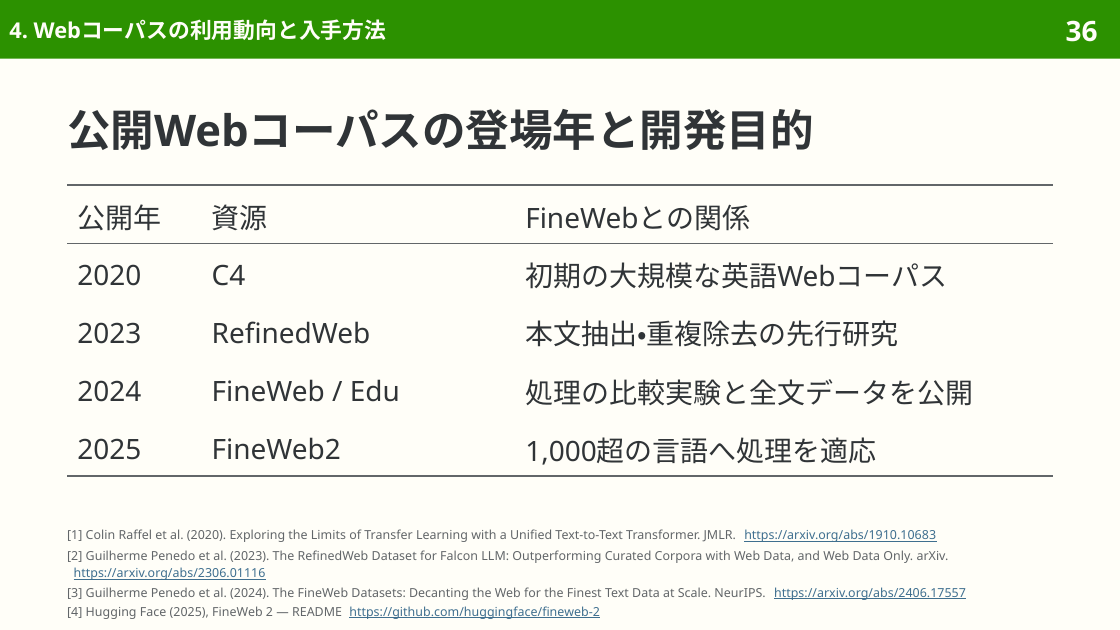
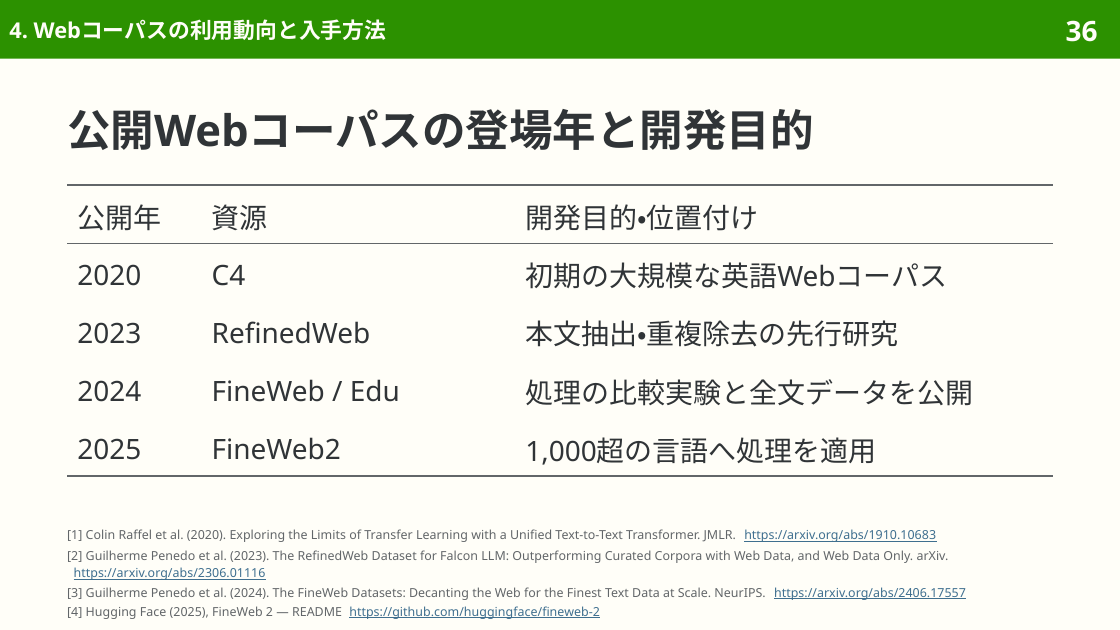
Before and after one commit to sasakiy84/datasets-in-10-minutes, a slide deck: slide 36 of slides/datasets-in-10-minutes-fineweb.pptx. Drawn at 1120x630 pixels with LibreOffice and Linux fonts; fonts in the diff are those of the drawing. Boxes give left, top, right and bottom in pixels: in the first picture for what was removed or moved away, otherwise in the second. Text is boxed around its words. In the diff, an @@ line names an element or a change of style, - is before the commit and + after.

```diff
--- a/slides/datasets-in-10-minutes-fineweb.pptx
+++ b/slides/datasets-in-10-minutes-fineweb.pptx
@@ table at [67, 185, 1053, 476] @@
-row 1, column 3: FineWebとの関係
+row 1, column 3: 開発目的・位置付け
-row 5, column 3: 1,000超の言語へ処理を適応
+row 5, column 3: 1,000超の言語へ処理を適用
```
Also in this commit, not shown: 17 other slides changed, 7 other files.
